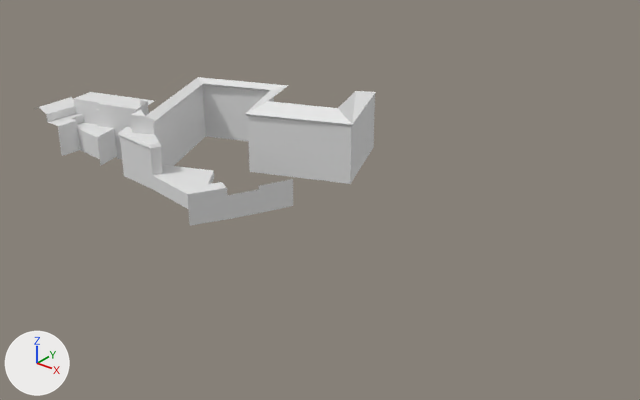
The FBX model Assets/vatican/Prop/city.FBX: old version first, new version second.
One viewpoint serves both versions: a camera (50 mm lens) standing at (198.0, -199.0, 208.0) and looking at (-49.0, 109.0, 17.0). The axes (+X, +Y, +Z) are drawn at lower left. The lights are the same throughout. Materials are left out; every surface is plain grey. Where no turn or scale is listed for an object, it has been applied to the vertices. Vertices at the same position are counted once.

Script lines for the objects in view, before the commit:
```python
me_mesh = bpy.data.meshes.new('Mesh')
me_mesh.from_pydata(...)  # 169 vertices, 225 faces; spans x -360.0..-202.0, y 53.0..175.0, z 11.0..57.0
# before: 92 (-360.0, 53.0, 45.0), 93 (-348.0, 53.0, 45.0) at pixel (46, 114), 97 (-354.0, 53.0, 47.0) at pixel (38, 107), 98 (-348.0, 53.0, 40.0) at pixel (47, 122), 100 (-344.0, 53.0, 40.0) at pixel (52, 123)
# before: 107 (-339.0, 53.0, 40.0) at pixel (57, 126), 110 (-339.0, 53.0, 36.0) at pixel (58, 134), 116 (-339.0, 53.0, 23.0) at pixel (61, 156)
ob_object087 = bpy.data.objects.new('Object087', me_mesh)
ob_object087.location = (156.9, 2.0, 0.0)
```
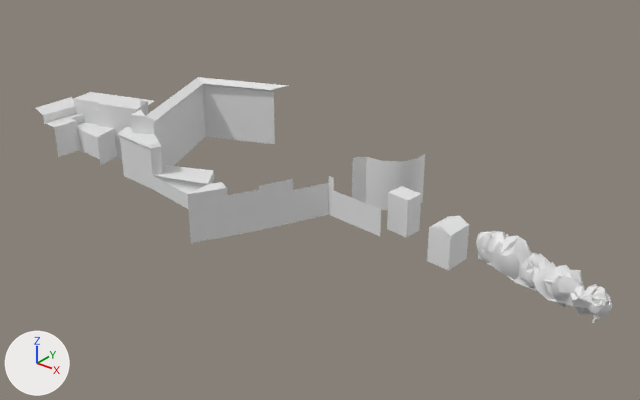
Pixel boxes [x1, y1, x2, y2] of what changed, in the pictures (640 x 400 px; the box of a moved part takes in the faces that stretch with it):
'Object087', reshaped (70% wider, 65% taller): before [35, 77, 376, 226]; after [31, 77, 612, 323]
part 1 of me_mesh, added: after [476, 231, 612, 323]
part 2 of me_mesh, built on: before [188, 86, 376, 226]; after [188, 154, 469, 270]
part 3 of me_mesh, moved or reshaped: before [35, 101, 80, 156]; after [31, 101, 80, 157]

The change in detail:
me_mesh is used by ob_object087; location (156.9, 2.0, 0.0).
Verts and faces of me_mesh; kept vertices keep their numbers, new ones are numbered from 169.
me_mesh had 169 vertices, 225 faces and spanned x -360.0..-202.0, y 53.0..175.0, z 11.0..57.0.
me_mesh now has 484 vertices, 779 faces and spans x -360.0..-56.0, y 51.0..167.0, z 0.0..56.0.
me_mesh part 1: a new loose piece of 290 vertices spanning x -122.0..-56.0, y 100.0..123.0, z 5.0..28.0.
Part 2, on me_mesh:
16 vertices are removed from x -253.0..-202.0, y 103.0..175.0, z 11.0..57.0.
26 faces are deleted.
3 vertices in x -244.0..-227.0, y 55.0..86.0, z 11.0 move by (0.0, 0.0, -9.0).
35 vertices are added at x -219.0..-134.0, y 103.0..167.0, z 0.0..24.0.
6 new vertices lie (0.0, 0.0, 28.0) away from vertices in x -209.0..-183.0, y 139.0..167.0, z 0.0.
42 new faces join them.
Part 3, on me_mesh:
Vertices 92, 93, 97, 98, 100 move by (0.0, -1.0, 0.0).
Vertices 107, 110, 116 move by (0.0, -2.0, 0.0).
